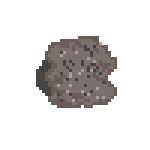
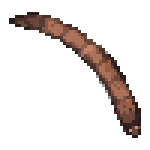
Two versions of the same layered image (150x150). Layer-by-layer changes:
hid "Layer 6" over [36, 36, 117, 108]
showed "Layer 9" over [9, 12, 141, 138]
